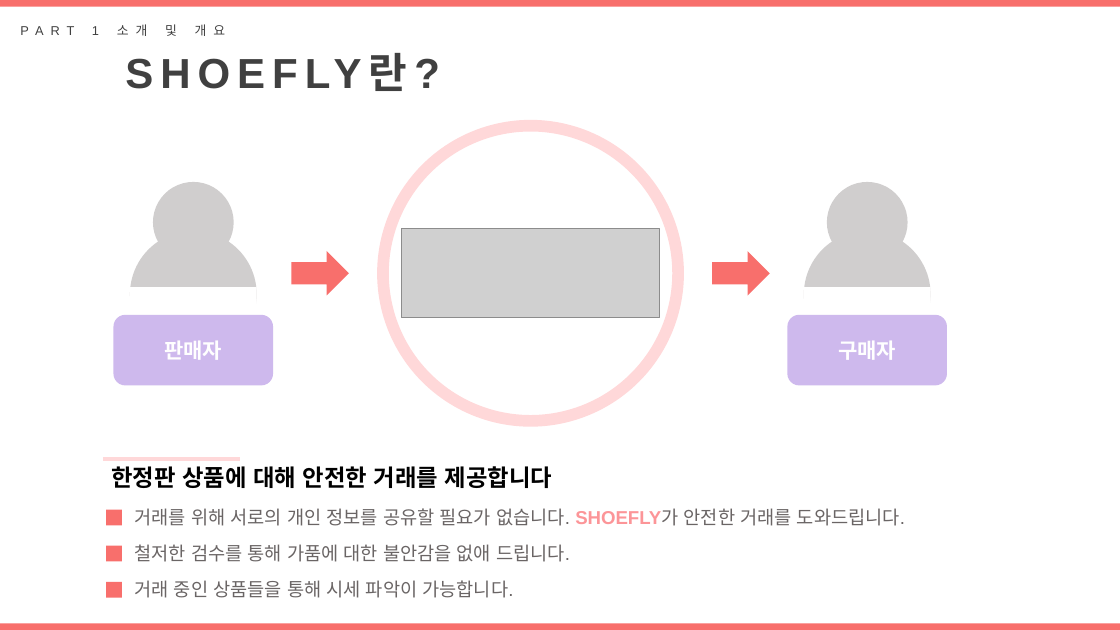
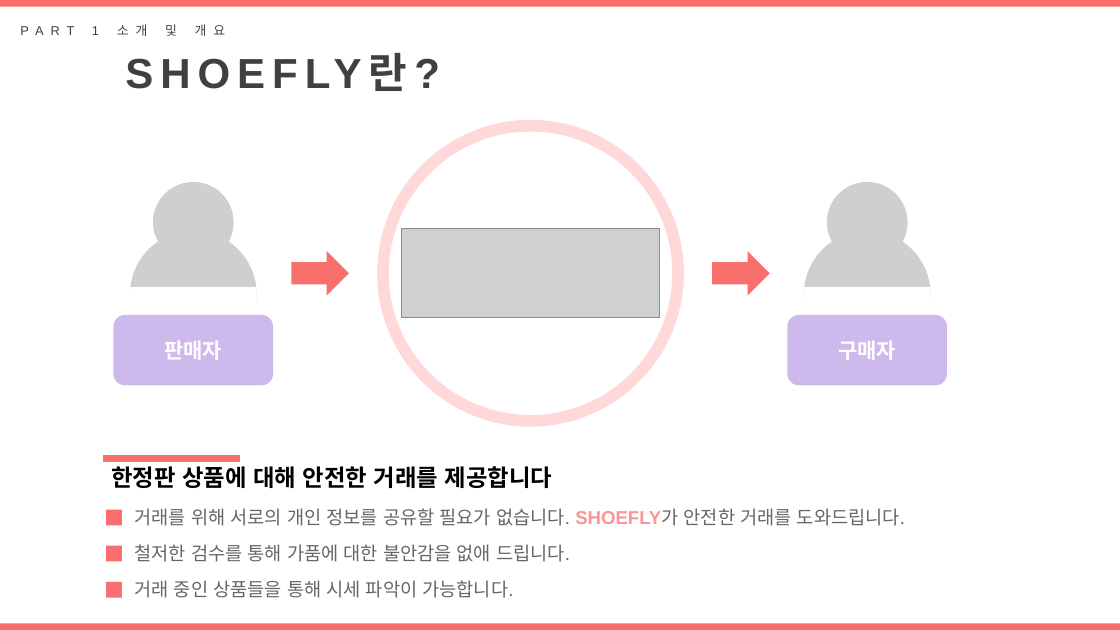
Before and after one commit to DAnomaly/SHOESFLY, a slide deck: slide 4 of project/B조_프로젝트_SHOEFLY.pptx. Drawn at 1120x630 pixels with LibreOffice and Linux fonts; fonts in the diff are those of the drawing; grey boxes stand for pictures. Boxes give left, top, right and bottom in pixels: in the first picture for what was removed or moved away, otherwise in the second. Text is boxed around its words. In the diff, an @@ line names an element or a change of style, - is before the commit and + after.

```diff
--- a/project/B조_프로젝트_SHOEFLY.pptx
+++ b/project/B조_프로젝트_SHOEFLY.pptx
@@ line (103, 459) - (239, 459): stroke #FFD8D9 3 pt to #F86F6C 6 pt @@
```
Also in this commit, not shown: 1 other slide changed, 2 slides added, 2 other files.
